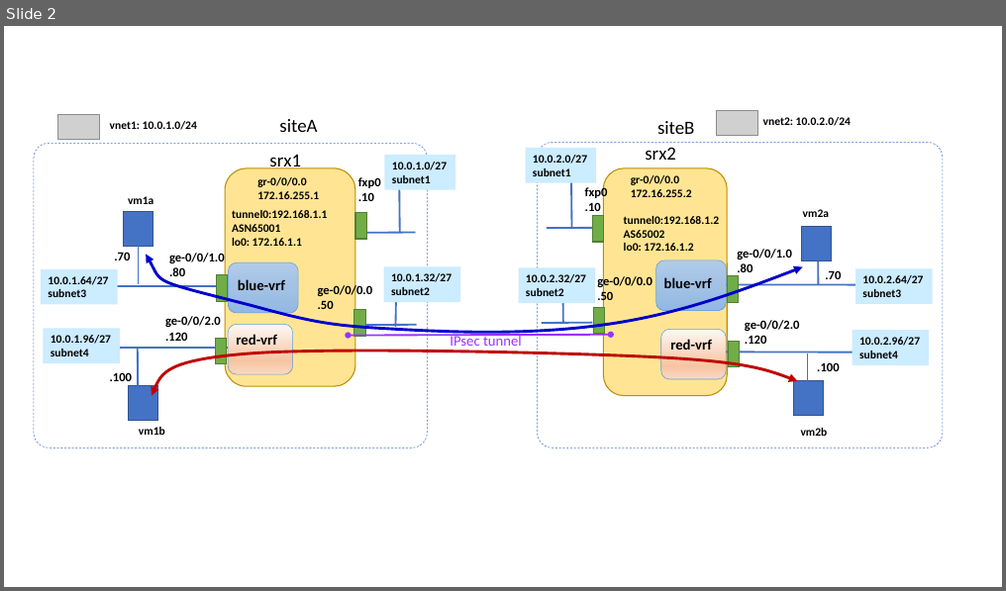
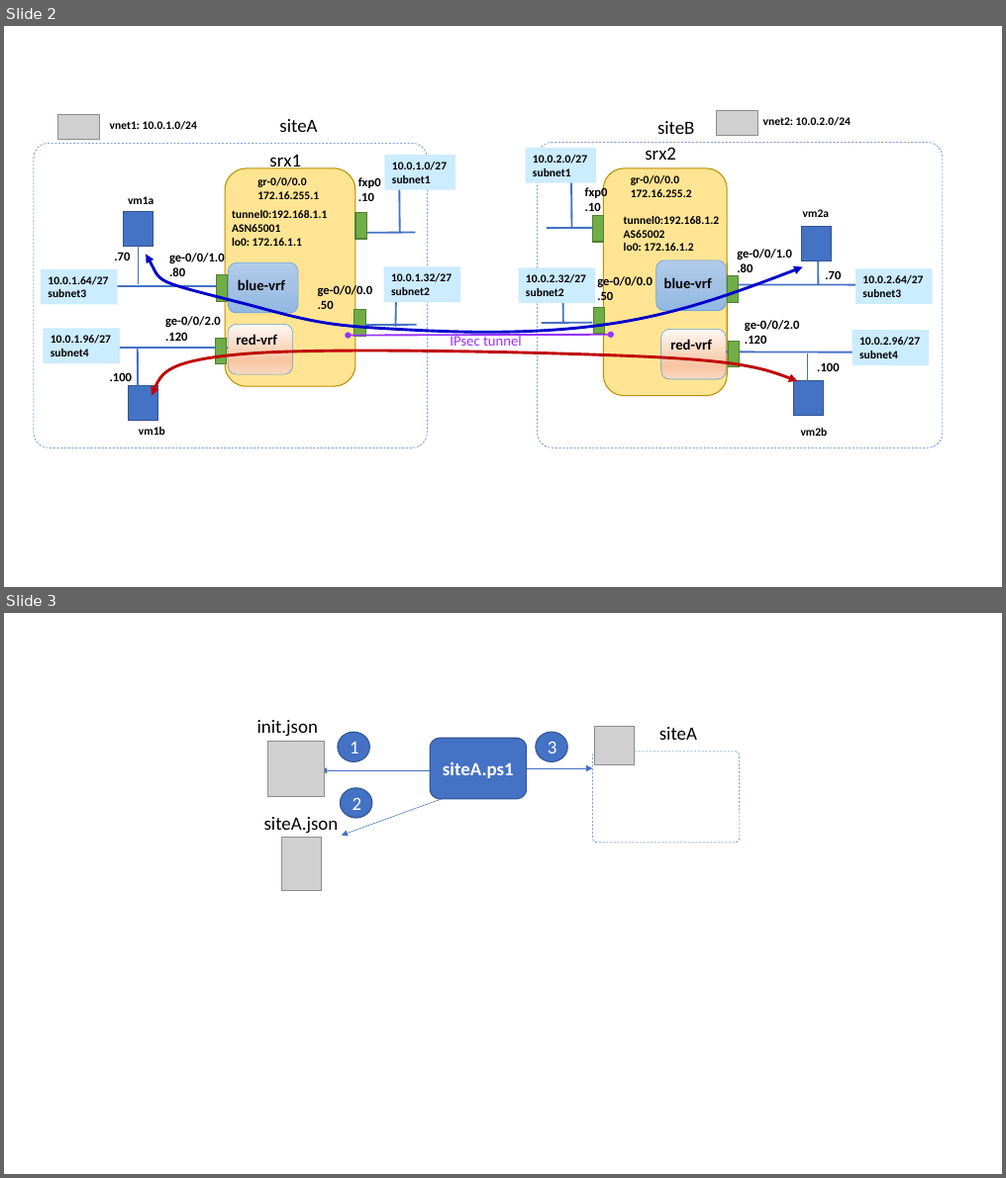
Before and after one commit to fabferri/az-pattern, a slide deck: overlay-network-srx/media/network-diagram.pptx. Shown one above the other, each under a label of ours: slide 2 before the commit, slides 2 and 3 after it. The pictures are 1006x591 and 1006x1178 pixels, drawn with LibreOffice and Linux fonts; fonts in the diff are those of the drawing; grey boxes stand for pictures. Boxes give left, top, right and bottom in pixels: in the first picture for what was removed or moved away, otherwise in the second. Text is boxed around its words. In the diff, an @@ line names an element or a change of style, - is before the commit and + after.

```diff
--- a/overlay-network-srx/media/network-diagram.pptx
+++ b/overlay-network-srx/media/network-diagram.pptx
@@ slide 3 added at (x1=4, y1=613, x2=1002, y2=1174), background #FFFFFF @@
@@ text added at (x1=257, y1=720, x2=318, y2=737), 18 pt, text #000000 @@
+init.json
@@ picture added at (x1=595, y1=726, x2=634, y2=765) @@
@@ text added at (x1=659, y1=727, x2=697, y2=740), 18 pt, text #000000 @@
+siteA
@@ picture added at (x1=268, y1=741, x2=325, y2=797) @@
@@ ellipse added at (x1=338, y1=732, x2=370, y2=761), fill #4472C4, outline #325491 1 pt, 18 pt, text #FFFFFF @@
+1
@@ rounded rectangle added at (x1=430, y1=738, x2=527, y2=799), fill #4472C4, outline #325491 1 pt, 18 pt, text #FFFFFF, bold @@
+siteA.ps1
@@ ellipse added at (x1=536, y1=732, x2=567, y2=761), fill #4472C4, outline #325491 1 pt, 18 pt, text #FFFFFF @@
+3
@@ rounded rectangle added at (x1=592, y1=752, x2=740, y2=843), outline #4472C4 0.5 pt dashed @@
@@ arrow added from (452, 771) to (321, 771), #4472C4 0.5 pt @@
@@ ellipse added at (x1=341, y1=788, x2=372, y2=818), fill #4472C4, outline #325491 1 pt, 18 pt, text #FFFFFF @@
+2
@@ arrow added from (527, 768) to (592, 768), #4472C4 0.5 pt @@
@@ text added at (x1=264, y1=817, x2=339, y2=834), 18 pt, text #000000 @@
+siteA.json
@@ arrow added from (443, 799) to (342, 836), #4472C4 0.5 pt @@
@@ picture added at (x1=282, y1=838, x2=322, y2=891) @@
```
Also in this commit, not shown: 2 other files.
